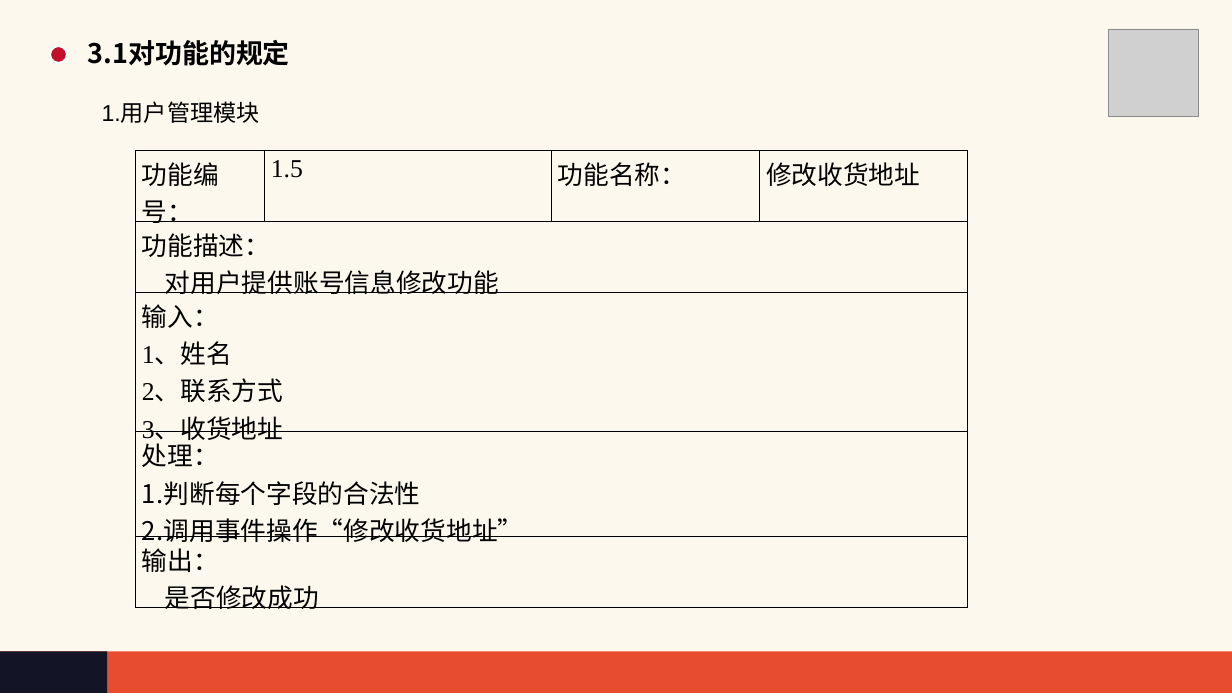
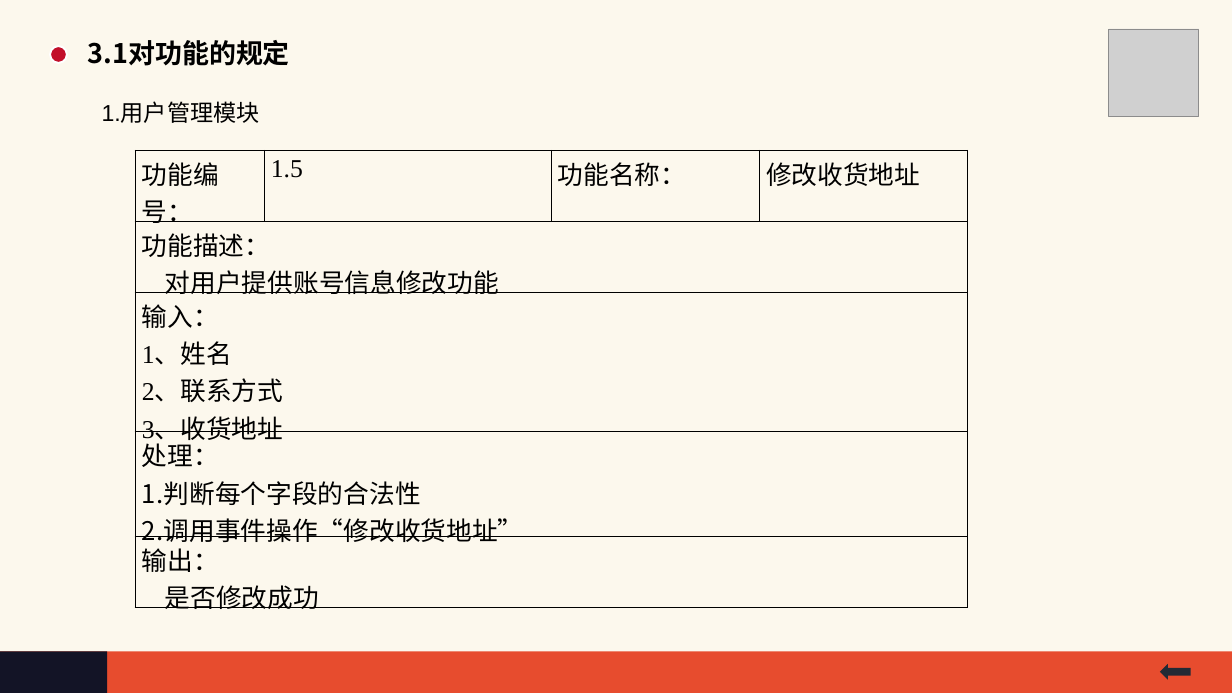
Before and after one commit to HOLMEScdk/SE2017G03, a slide deck: slide 26 of nov_3/SE2017G03软件需求说明v0.2.ppt (slide 25 before the commit). Drawn at 1232x693 pixels with LibreOffice and Linux fonts; fonts in the diff are those of the drawing; grey boxes stand for pictures. Boxes give left, top, right and bottom in pixels: in the first picture for what was removed or moved away, otherwise in the second. Text is boxed around its words. In the diff, an @@ line names an element or a change of style, - is before the commit and + after.

```diff
--- a/nov_3/SE2017G03软件需求说明v0.2.ppt
+++ b/nov_3/SE2017G03软件需求说明v0.2.ppt
@@ right arrow added at (x1=1160, y1=664, x2=1190, y2=680), fill #222A35 @@
```
Also in this commit, not shown: 22 other slides changed, 2 slides added, 3 other files.
